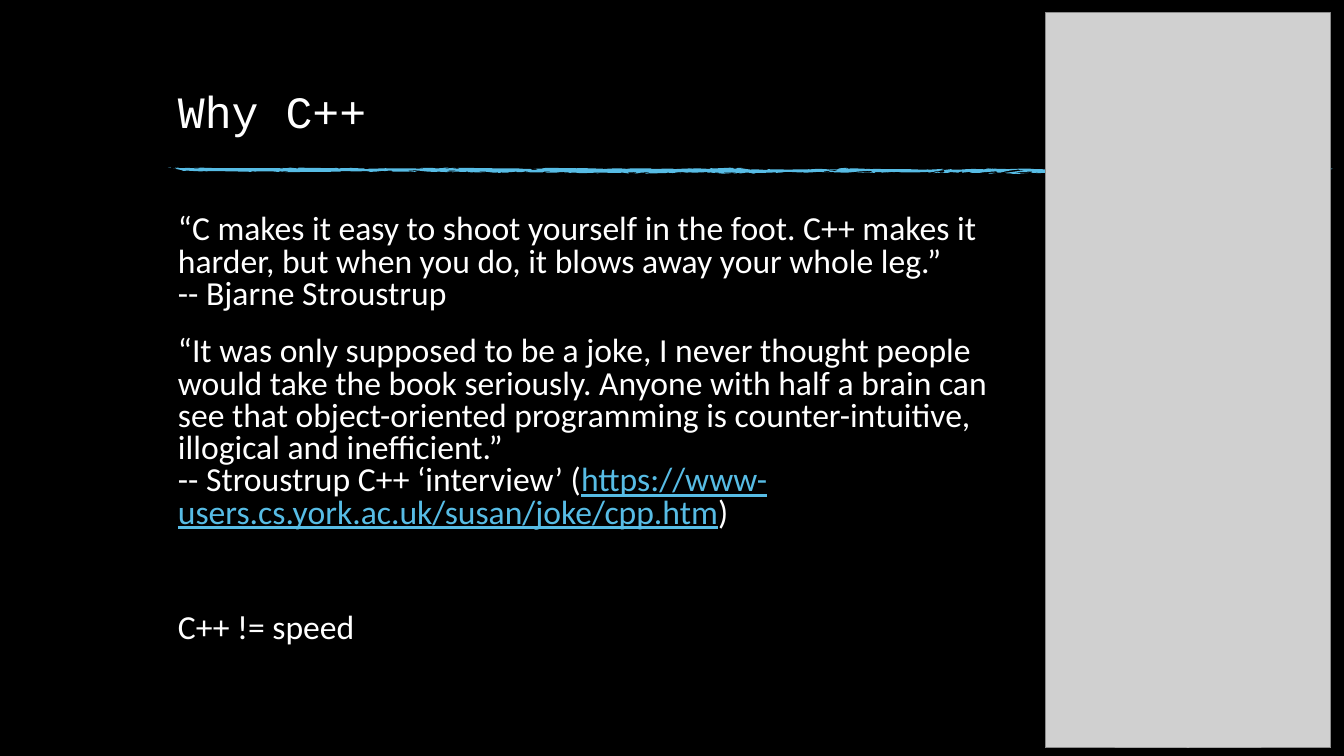
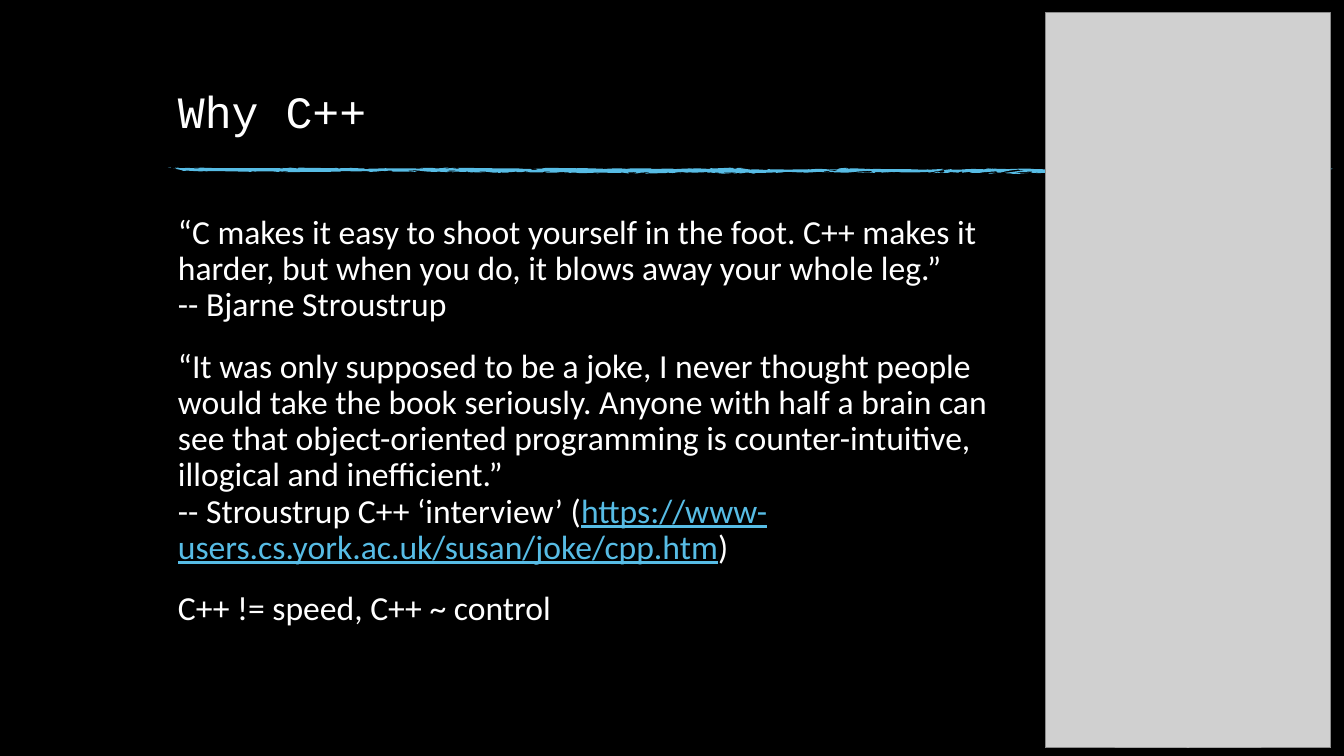
Before and after one commit to fan1x/fan1x.github.io, a slide deck: slide 6 of data/2021-22/cpp/ex01.pptx (slide 5 before the commit). Drawn at 1344x756 pixels with LibreOffice and Linux fonts; fonts in the diff are those of the drawing; grey boxes stand for pictures; background and template pictures are left out. Boxes give left, top, right and bottom in pixels: in the first picture for what was removed or moved away, otherwise in the second. Text is boxed around its words. In the diff, an @@ line names an element or a change of style, - is before the commit and + after.

```diff
--- a/data/2021-22/cpp/ex01.pptx
+++ b/data/2021-22/cpp/ex01.pptx
@@ text at (178, 220, 987, 565): line spacing 0.8 to 0.9 @@
@@ text at (178, 596, 551, 626): text changed @@
-C++ != speed
+C++ != speed, C++ ~ control
```
Also in this commit, not shown: 7 other slides changed, 1 slide added, 1 other file.
